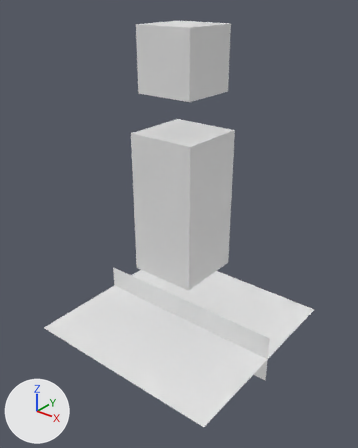
One commit to the Blender file media/npc/cuboid-character.blend: the scene before it, then after it.
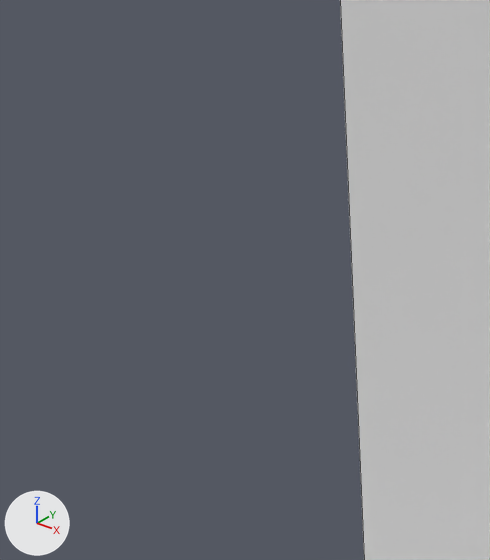
Each version appears first whole from a 50 mm camera at (1.95, -2.49, 2.37) aimed at (0.01, -0.06, 0.86), and next in a close-up on the part from 22% to 43% of the width and 36% to 56% of the height. The lights are fixed; the arrows at lower left show +X, +Y and +Z. The close-ups show mesh edges as thin lines.

The scene before the commit, as lines of its bpy script (objects in view):
```python
me_cube_003 = bpy.data.meshes.new('Cube.003')
me_cube_003.from_pydata(...)  # 28 vertices, 15 faces; spans x -0.75..0.75, y -0.75..0.75, z -0.17..2.15
me_cube_003.materials.append(mat_cuboid_character_material)  # its picture is missing
ob_cuboid_character_mesh = bpy.data.objects.new('cuboid-character-mesh', me_cube_003)
ob_cuboid_character_mesh.location = (0.0, 0.0, 0.0)
ob_cuboid_character_mesh.visible_shadow = False
```
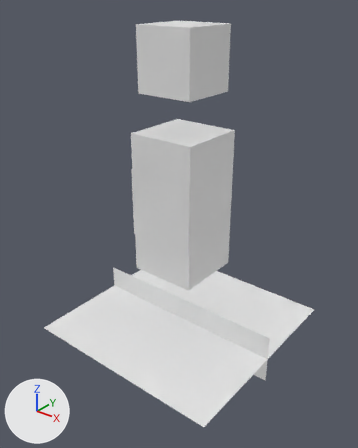
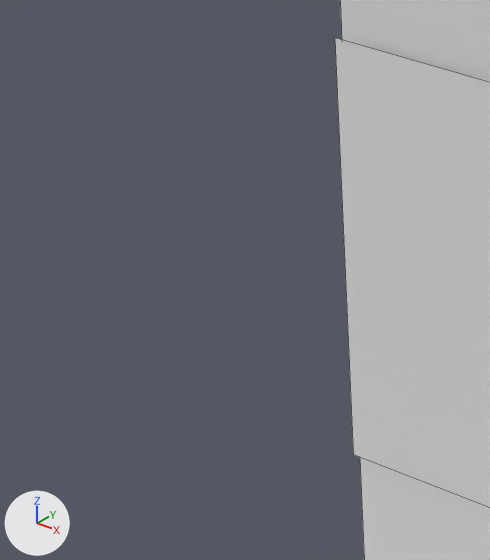
Changed parts and their boxes [x1, y1, x2, y2] in the close-ups (490 x 560 px):
'cuboid-character-mesh', reshaped
    before: [340, 0, 490, 560]
    after: [335, 0, 490, 560]
part 1 of me_cube_003, added
    after: [335, 38, 490, 508]

Diff of the bpy script that builds the scene:
```diff
--- a/media/npc/cuboid-character.blend.py
+++ b/media/npc/cuboid-character.blend.py
@@ me_cube_003 @@
 me_cube_003.from_pydata(...)  # 28 vertices, 15 faces; spans x -0.75..0.75, y -0.75..0.75, z -0.17..2.15
 # used by ob_cuboid_character_mesh; location = (0.0, 0.0, 0.0)
 # verts and faces of me_cube_003; kept vertices keep their numbers, new ones are numbered from 28
+# me_cube_003 part 1
+verts[28] = (0.24, -0.25, 1.26)
+verts[29] = (-0.24, -0.25, 1.26)  # pixel (334, 37)
+verts[30] = (0.24, -0.25, 0.78)
+verts[31] = (-0.24, -0.25, 0.78)  # pixel (353, 454)
+faces += [(28, 29, 31, 30)]
 me_cube_003.materials.append(mat_cuboid_character_material)
```
